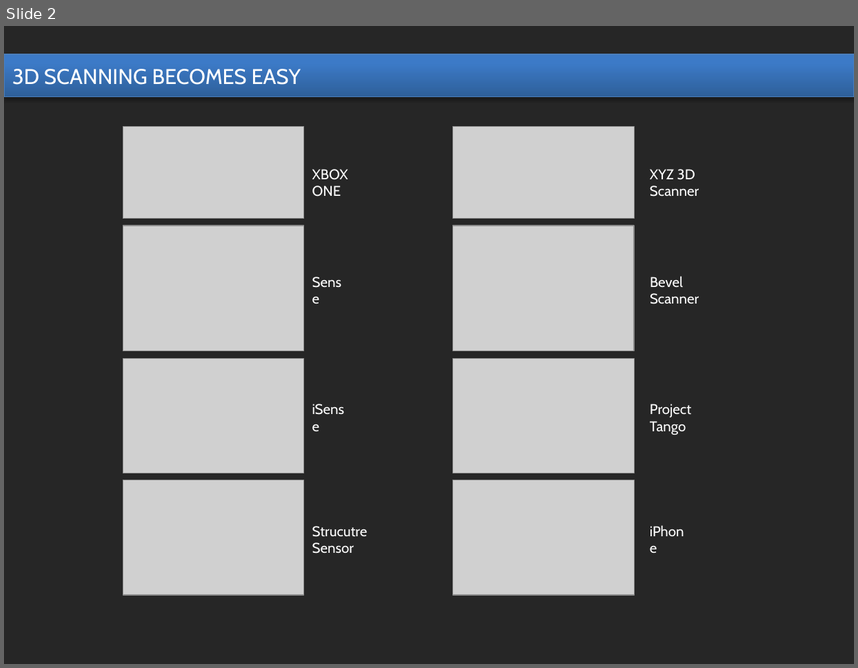
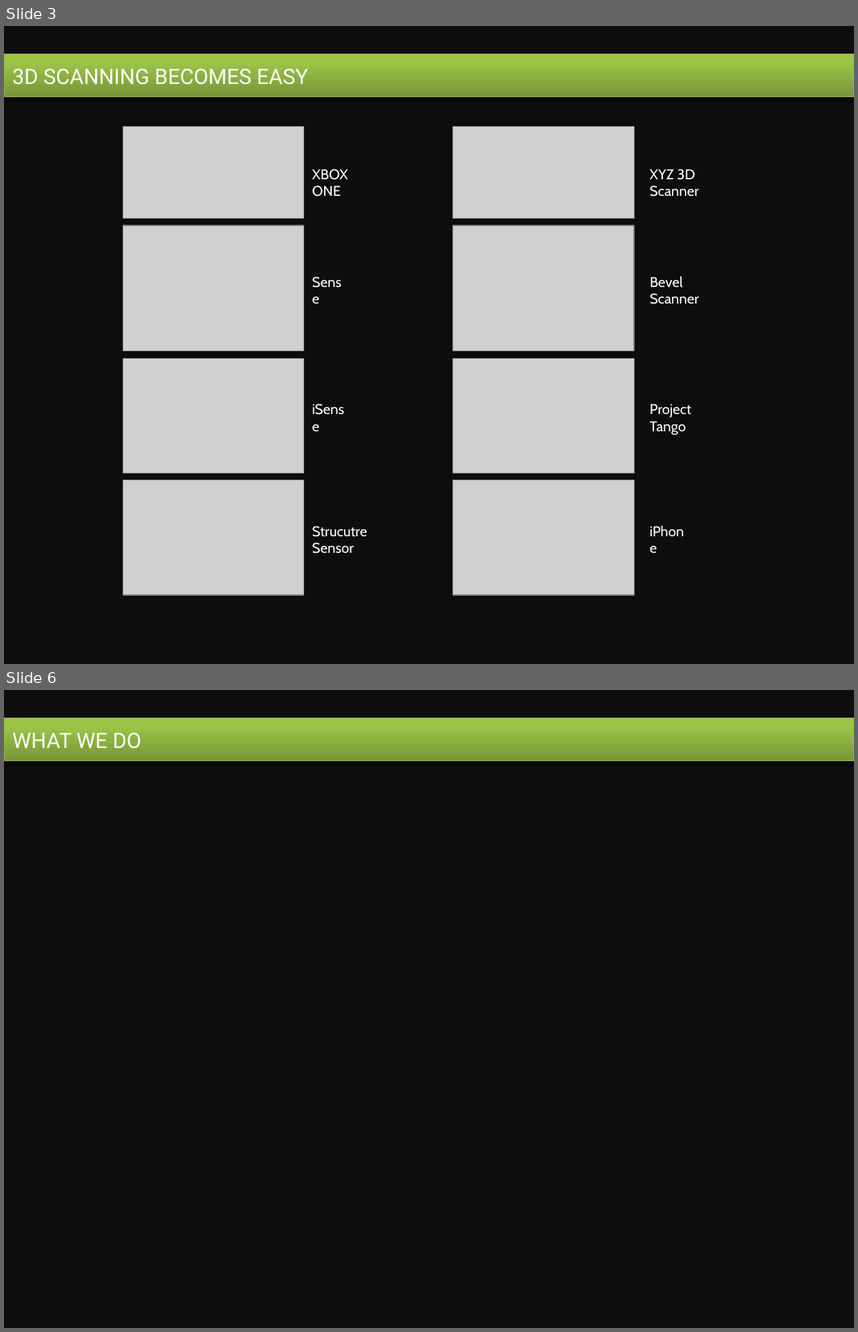
Before and after one commit to dongzgh/visplayer, a slide deck: docs/products/market_analysis.pptx. Shown one above the other, each under a label of ours: slide 2 before the commit, slides 3 and 6 after it; the slides between them are not shown. The pictures are 858x668 and 858x1332 pixels, drawn with LibreOffice and Linux fonts; fonts in the diff are those of the drawing; grey boxes stand for pictures. Boxes give left, top, right and bottom in pixels: in the first picture for what was removed or moved away, otherwise in the second. Text is boxed around its words. In the diff, an @@ line names an element or a change of style, - is before the commit and + after.

```diff
--- a/docs/products/market_analysis.pptx
+++ b/docs/products/market_analysis.pptx
@@ slide 6 added at <box>4,690,854,1328</box>, background #0D0D0D @@
@@ rectangle added at <box>4,718,854,760</box>, fill gradient #779737 to #9BC348 to #9DC746, outline #98B955 0.75 pt, 18 pt, text #FFFFFF @@
+WHAT WE DO
@@ what was slide 2 is now slide 3 @@
@@ slide 3 changed as well @@
@@ background #262626 to #0D0D0D @@
@@ rectangle "3D SCANNING BECOMES EASY" at <box>4,54,854,96</box>: font Cabin to Roboto; fill gradient #2F5F99 to #3D7CC7 to #3A7CCB to gradient #779737 to #9BC348 to #9DC746; outline #4B7EBC 0.75 pt to #98B955 0.75 pt @@
```
Also in this commit, not shown: 1 other slide changed, 3 other slides added, 1 slide removed, 2 other files.
